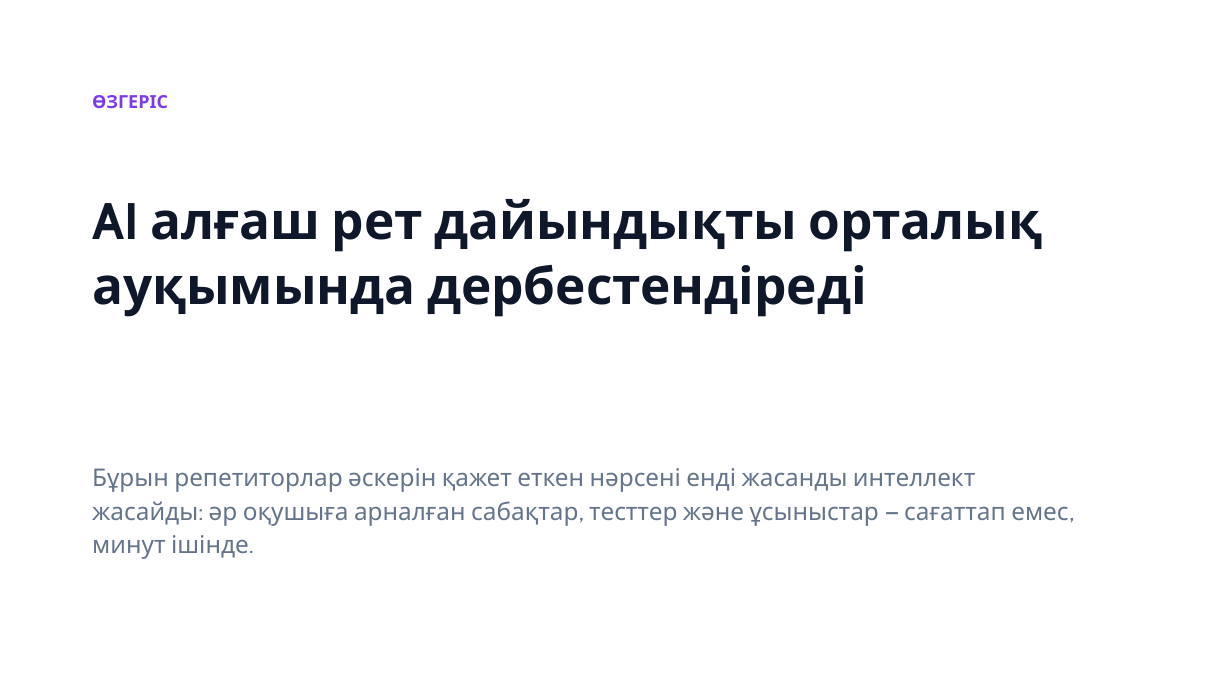
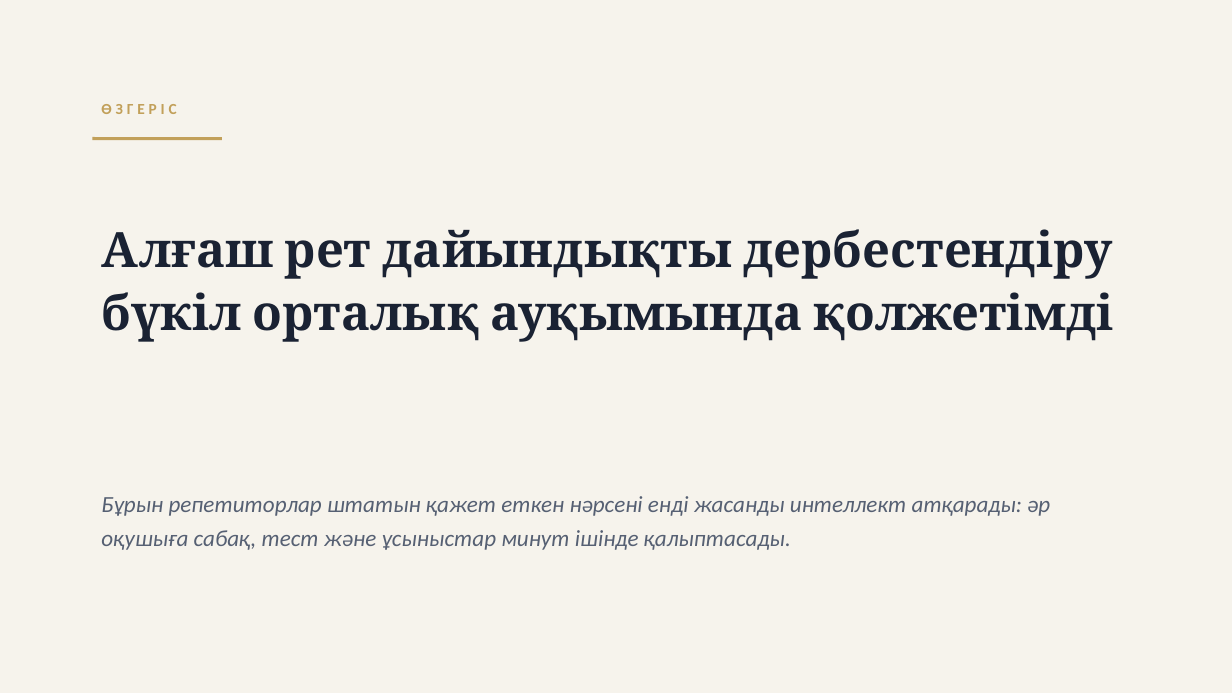
Before and after one commit to alibekovakarakat5-png/study_hub_Karakat, a slide deck: slide 4 of docs/pitch/StudyHub-Pitch-KK.pptx. Drawn at 1232x693 pixels with LibreOffice and Linux fonts; fonts in the diff are those of the drawing. Boxes give left, top, right and bottom in pixels: in the first picture for what was removed or moved away, otherwise in the second. Text is boxed around its words. In the diff, an @@ line names an element or a change of style, - is before the commit and + after.

```diff
--- a/docs/pitch/StudyHub-Pitch-KK.pptx
+++ b/docs/pitch/StudyHub-Pitch-KK.pptx
@@ background #FFFFFF to #F6F3EC @@
@@ text "ӨЗГЕРІС" moved from (x1=92, y1=95, x2=168, y2=108) to (x1=101, y1=104, x2=176, y2=114) @@
@@ text "ӨЗГЕРІС" at (x1=101, y1=104, x2=176, y2=114): size 14 to 12 pt, font Cabin to Calibri, text colour #7C3AED to #C2A05A, letter spacing 0 to 3 pt @@
@@ line added from (92, 139) to (222, 139), #C2A05A 2.5 pt @@
@@ text at (x1=101, y1=229, x2=1114, y2=342): text changed; size 40 to 38 pt; font Cabin to Cambria; text colour #0F172A to #1A2233 @@
-AI алғаш рет дайындықты орталық ауқымында дербестендіреді
+Алғаш рет дайындықты дербестендіру бүкіл орталық ауқымында қолжетімді
@@ text at (x1=101, y1=496, x2=1050, y2=550): text changed; size 19 to 18 pt; font Cabin to Calibri; text colour #64748B to #566073; italic on @@
-Бұрын репетиторлар әскерін қажет еткен нәрсені енді жасанды интеллект жасайды: әр оқушыға арналған сабақтар, тесттер және ұсыныстар — сағаттап емес, минут ішінде.
+Бұрын репетиторлар штатын қажет еткен нәрсені енді жасанды интеллект атқарады: әр оқушыға сабақ, тест және ұсыныстар минут ішінде қалыптасады.
```
Also in this commit, not shown: 9 other slides changed, 1 slide added, 1 slide removed, 5 other files.
